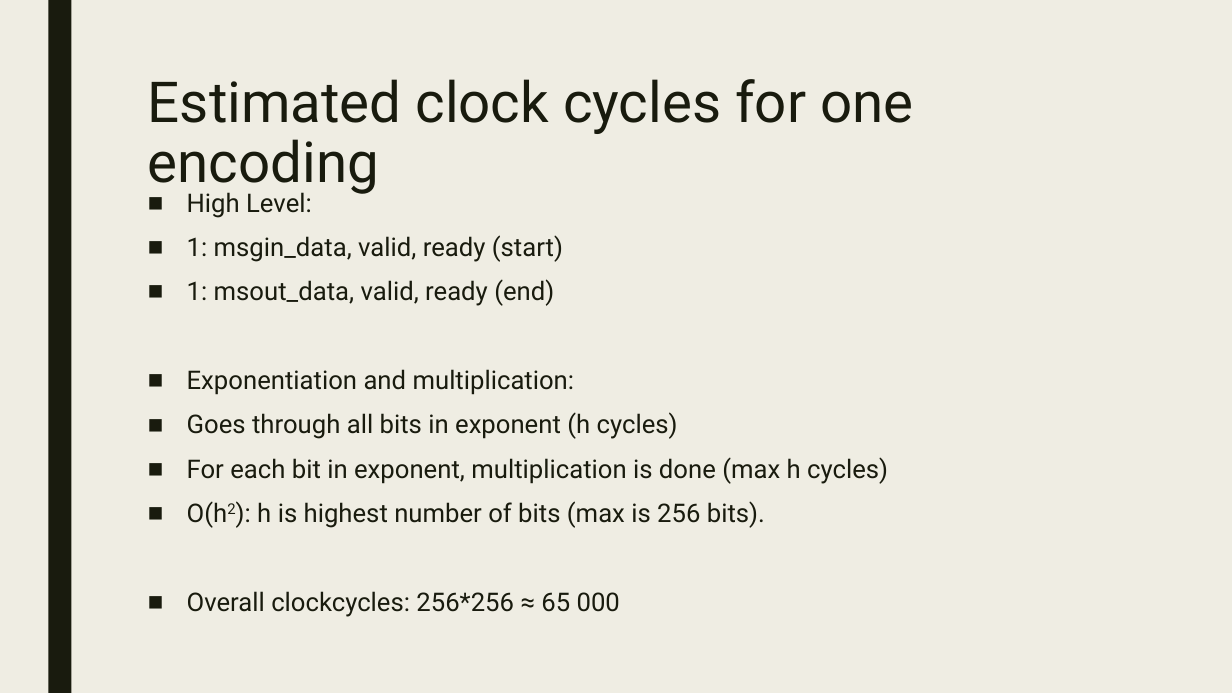
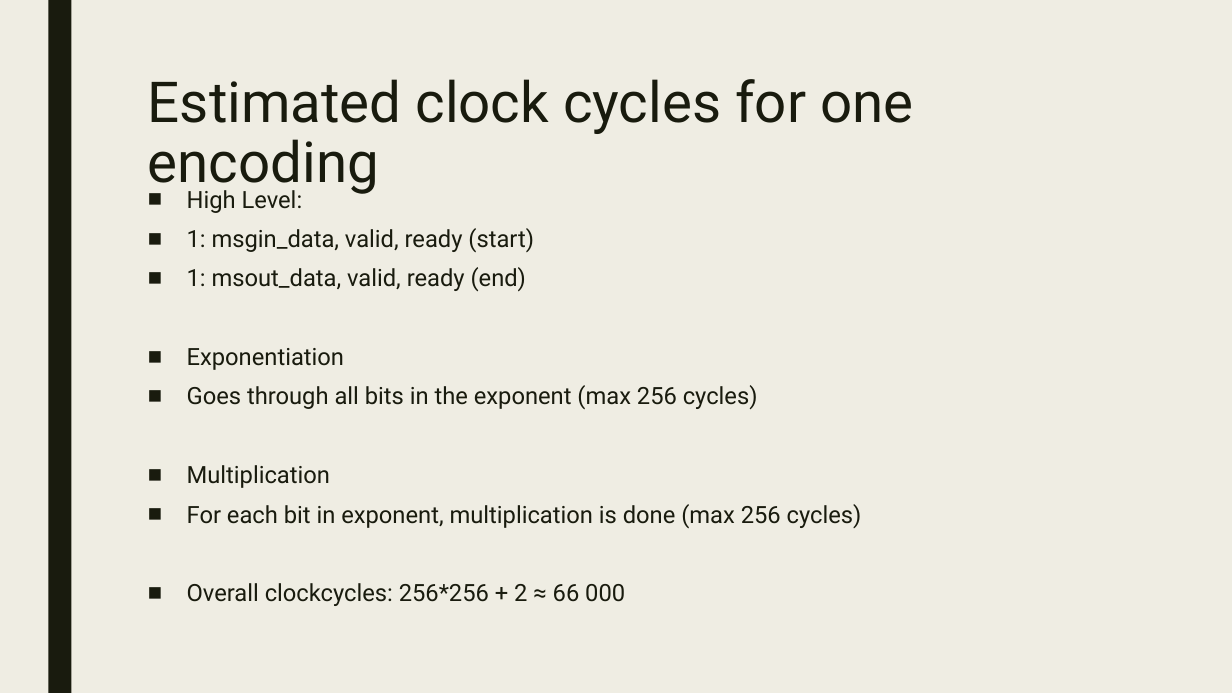
Before and after one commit to PaulusKlaus/TFE4141, a slide deck: slide 6 of microarchitecture/rsa_micro.pptx. Drawn at 1232x693 pixels with LibreOffice and Linux fonts; fonts in the diff are those of the drawing. Boxes give left, top, right and bottom in pixels: in the first picture for what was removed or moved away, otherwise in the second. Text is boxed around its words. In the diff, an @@ line names an element or a change of style, - is before the commit and + after.

```diff
--- a/microarchitecture/rsa_micro.pptx
+++ b/microarchitecture/rsa_micro.pptx
@@ text at box(187, 190, 534, 291): size 20 to 18.5 pt in "High Level:", "1: msgin_data, valid, ready (start)", "1: msout_data, valid, ready (end)"; line spacing 0.94 to 0.84 @@
@@ text at box(187, 348, 862, 606): text changed; size 20 to 18.5 pt @@
-■ Exponentiation and multiplication:
-■ Goes through all bits in exponent (h cycles)
-■ For each bit in exponent, multiplication is done (max h cycles)
-■ O(h2): h is highest number of bits (max is 256 bits).
-■ Overall clockcycles: 256*256 ≈ 65 000
+■ Exponentiation
+■ Goes through all bits in the exponent (max 256 cycles)
+■ Multiplication
+■ For each bit in exponent, multiplication is done (max 256 cycles)
+■ Overall clockcycles: 256*256 + 2 ≈ 66 000
```
Also in this commit, not shown: 1 other file.
